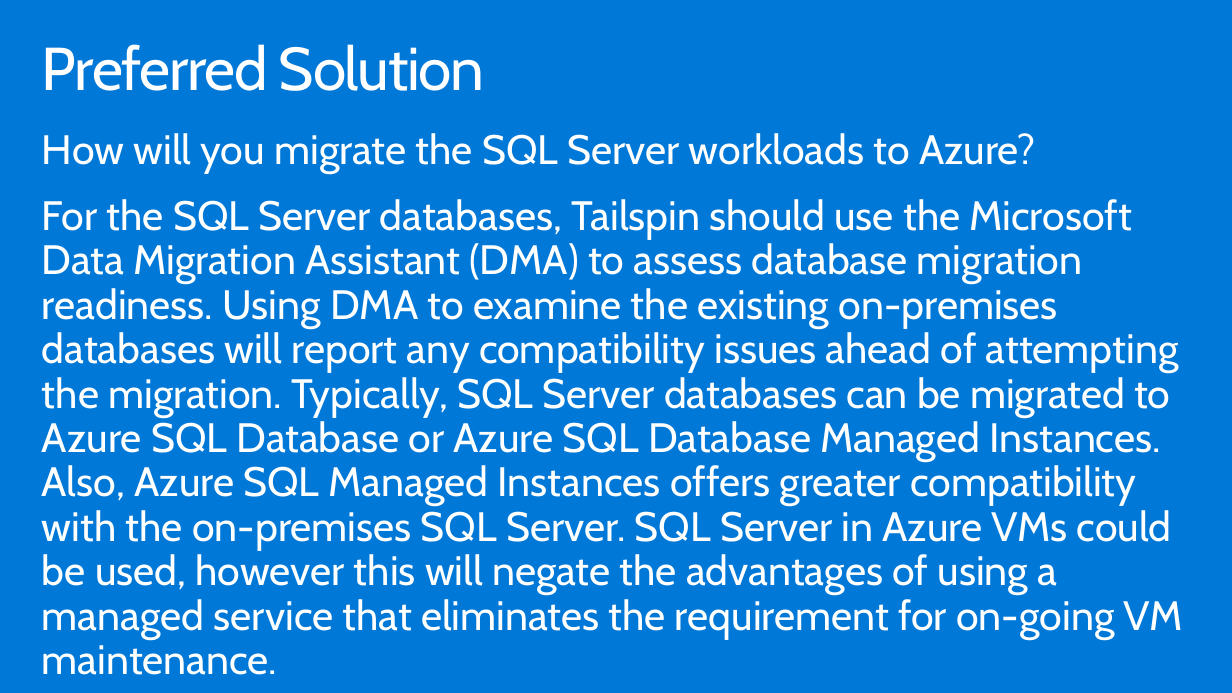
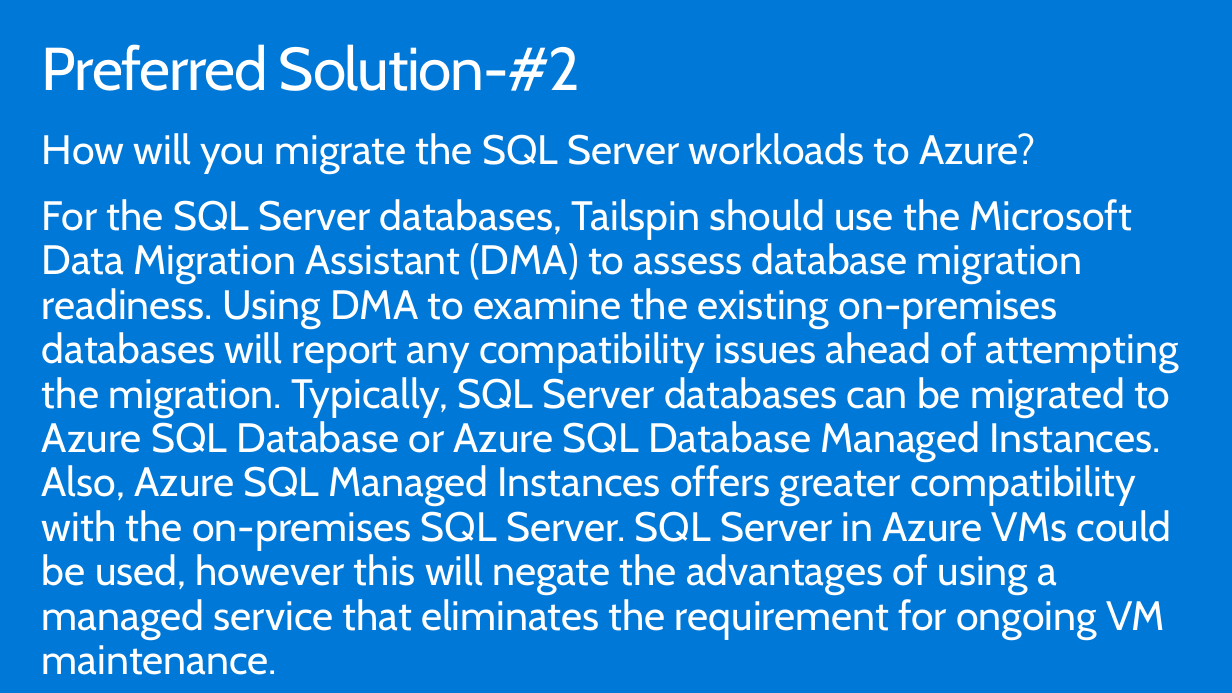
Before and after one commit to solliancenet/-Building-the-business-migration-case-with-Windows-Server-and-SQL-Server, a slide deck: slide 17 of Whiteboard design session/WDS trainer presentation - Building the business migration case with Windows Server and SQL Server.pptx (slide 16 before the commit). Drawn at 1232x693 pixels with LibreOffice and Linux fonts; fonts in the diff are those of the drawing. Boxes give left, top, right and bottom in pixels: in the first picture for what was removed or moved away, otherwise in the second. Text is boxed around its words. In the diff, an @@ line names an element or a change of style, - is before the commit and + after.

```diff
--- a/Whiteboard design session/WDS trainer presentation - Building the business migration case with Windows Server and SQL Server.pptx
+++ b/Whiteboard design session/WDS trainer presentation - Building the business migration case with Windows Server and SQL Server.pptx
@@ title at [42, 44, 581, 91]: text changed @@
-Preferred Solution
+Preferred Solution-#2
@@ text at [42, 199, 1178, 675]: text changed @@
-For the SQL Server databases, Tailspin should use the Microsoft Data Migration Assistant (DMA) to assess database migration readiness. Using DMA to examine the existing on-premises databases will report any compatibility issues ahead of attempting the migration. Typically, SQL Server databases can be migrated to Azure SQL Database or Azure SQL Database Managed Instances. Also, Azure SQL Managed Instances offers greater compatibility with the on-premises SQL Server. SQL Server in Azure VMs could be used, however this will negate the advantages of using a managed service that eliminates the requirement for on-going VM maintenance.
+For the SQL Server databases, Tailspin should use the Microsoft Data Migration Assistant (DMA) to assess database migration readiness. Using DMA to examine the existing on-premises databases will report any compatibility issues ahead of attempting the migration. Typically, SQL Server databases can be migrated to Azure SQL Database or Azure SQL Database Managed Instances. Also, Azure SQL Managed Instances offers greater compatibility with the on-premises SQL Server. SQL Server in Azure VMs could be used, however this will negate the advantages of using a managed service that eliminates the requirement for ongoing VM maintenance.
```
Also in this commit, not shown: 17 other slides changed, 3 slides added, 1 other file.
